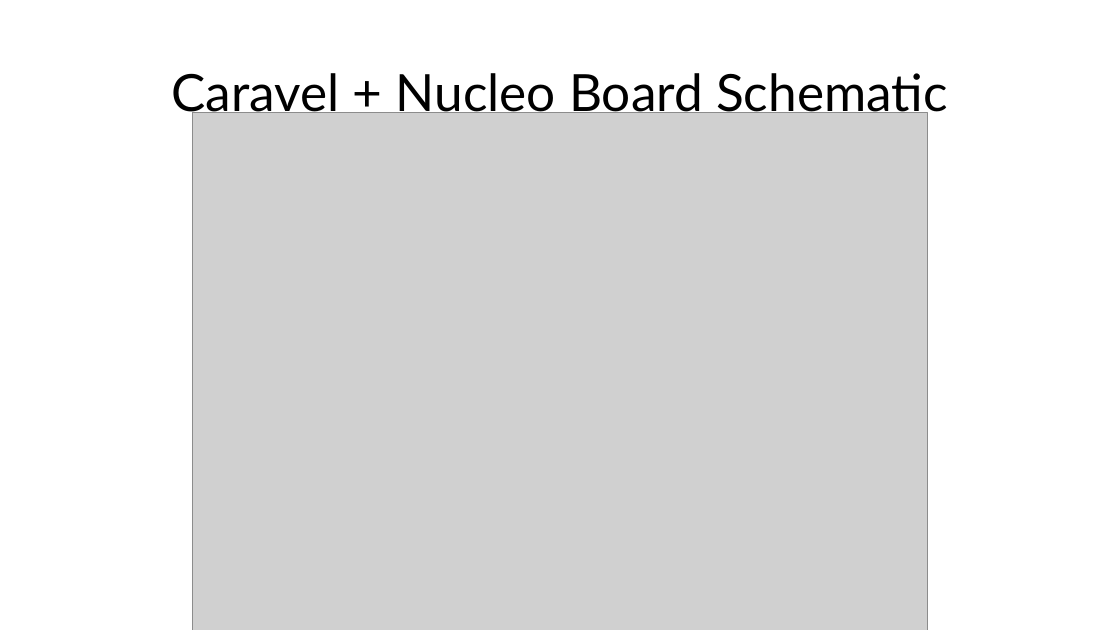
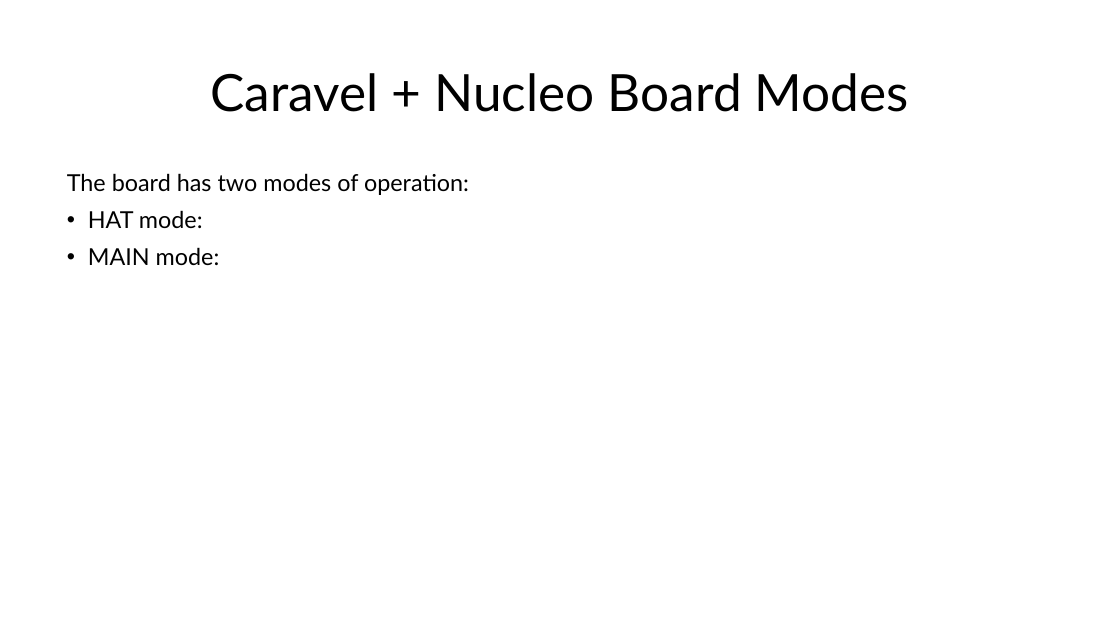
Before and after one commit to efabless/caravel_board, a slide deck: slide 16 of hardware/caravel_Nucleo/docs/Caravel+Nucleo Board.pptx. Drawn at 1120x630 pixels with LibreOffice and Linux fonts; fonts in the diff are those of the drawing; grey boxes stand for pictures. Boxes give left, top, right and bottom in pixels: in the first picture for what was removed or moved away, otherwise in the second. Text is boxed around its words. In the diff, an @@ line names an element or a change of style, - is before the commit and + after.

Commit message:
[in review] update caravel board Nucleo-144 hat

```diff
--- a/hardware/caravel_Nucleo/docs/Caravel+Nucleo Board.pptx
+++ b/hardware/caravel_Nucleo/docs/Caravel+Nucleo Board.pptx
@@ title at <box>210,73,909,112</box>: text changed @@
-Caravel + Nucleo Board Schematic
+Caravel + Nucleo Board Modes
@@ picture removed at <box>192,113,928,630</box> @@
@@ text added at <box>67,173,469,265</box>, 20 pt, text #000000 @@
+The board has two modes of operation:
+• HAT mode:
+• MAIN mode:
```
Also in this commit, not shown: 3 other slides changed, 7 other files.
